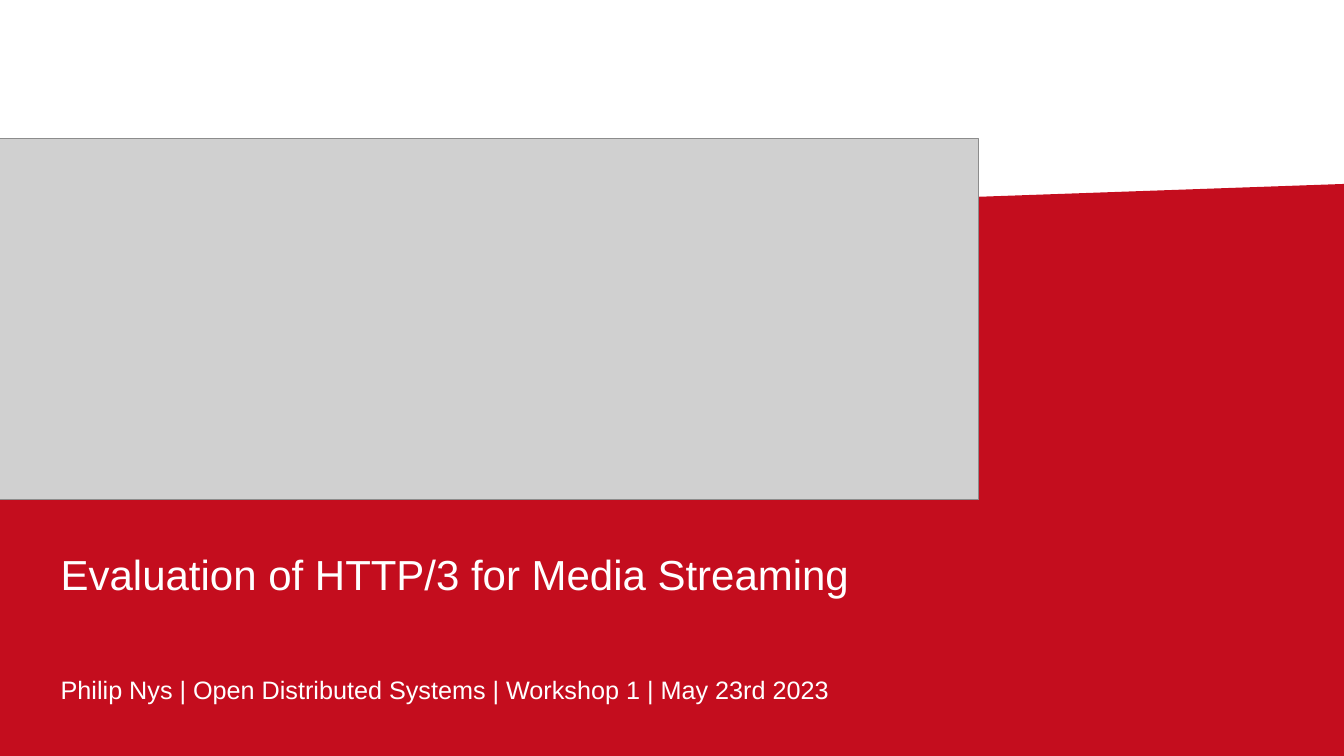
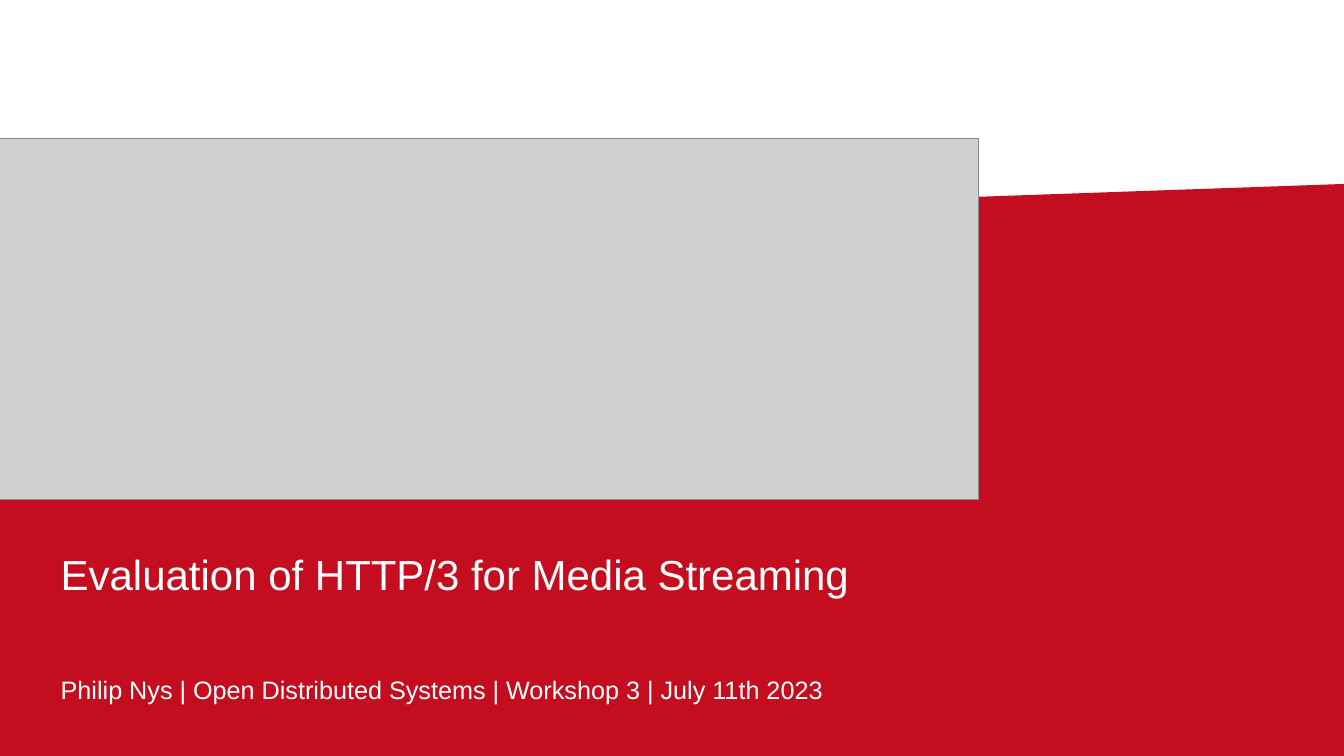
Before and after one commit to ArckyPN/tu-berlin-awt-pj-ss23-http3, a slide deck: slide 1 of Workshops/3/awt-pj-ss23-evaluation-of-http3-for-media-streaming-2.pptx. Drawn at 1344x756 pixels with LibreOffice and Linux fonts; fonts in the diff are those of the drawing; grey boxes stand for pictures; background and template pictures are left out. Boxes give left, top, right and bottom in pixels: in the first picture for what was removed or moved away, otherwise in the second. Text is boxed around its words. In the diff, an @@ line names an element or a change of style, - is before the commit and + after.

```diff
--- a/Workshops/3/awt-pj-ss23-evaluation-of-http3-for-media-streaming-2.pptx
+++ b/Workshops/3/awt-pj-ss23-evaluation-of-http3-for-media-streaming-2.pptx
@@ text at (61,680,822,705): text changed @@
-Philip Nys | Open Distributed Systems | Workshop 1 | May 23rd 2023
+Philip Nys | Open Distributed Systems | Workshop 3 | July 11th 2023
```
Also in this commit, not shown: 4 other slides changed, 4 slides added, 4 slides removed, 2 other files.
